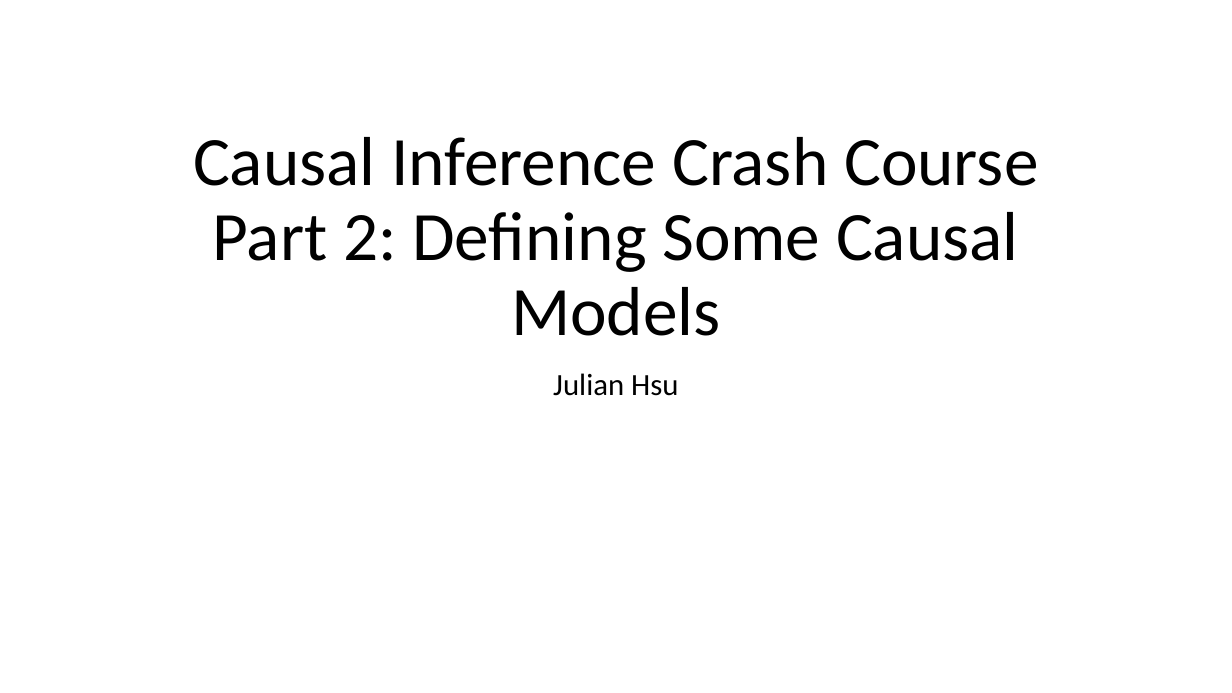
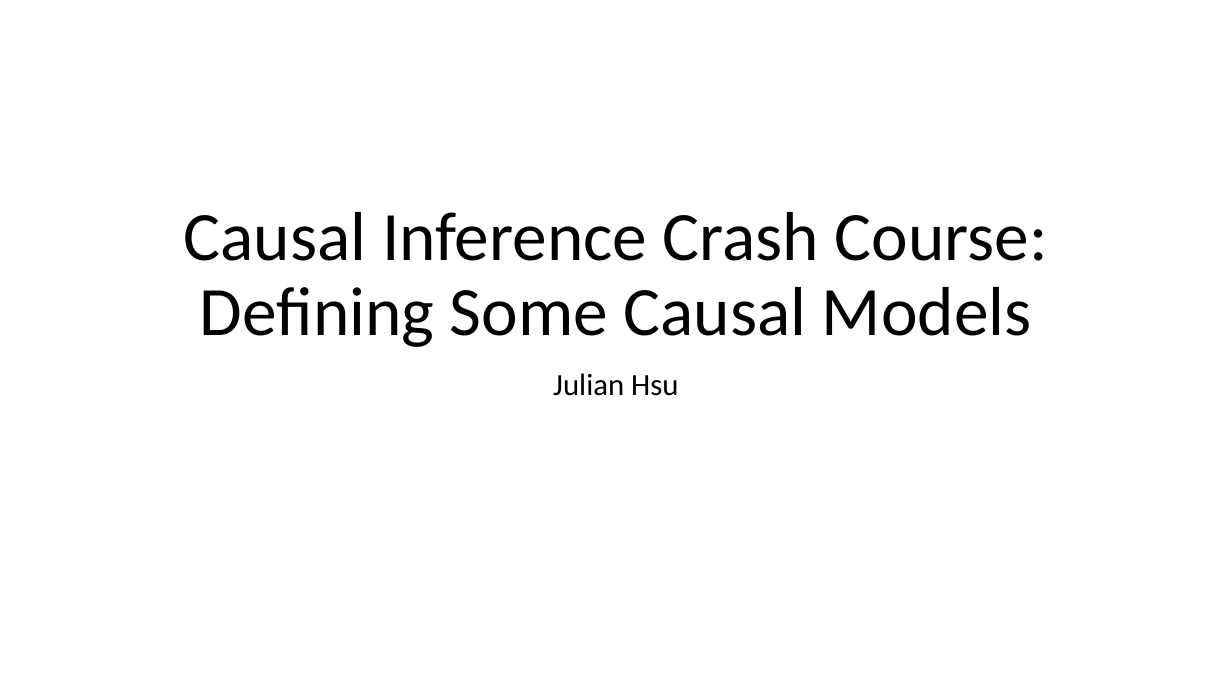
Before and after one commit to shoepaladin/causalinference_crashcourse, a slide deck: slide 1 of Powerpoints/2 Some Causal Models.pptx. Drawn at 1232x693 pixels with LibreOffice and Linux fonts; fonts in the diff are those of the drawing. Boxes give left, top, right and bottom in pixels: in the first picture for what was removed or moved away, otherwise in the second. Text is boxed around its words. In the diff, an @@ line names an element or a change of style, - is before the commit and + after.

```diff
--- a/Powerpoints/2 Some Causal Models.pptx
+++ b/Powerpoints/2 Some Causal Models.pptx
@@ title at box(184, 212, 1048, 347): text changed @@
-Causal Inference Crash Course
-Part 2: Defining Some Causal Models
+Causal Inference Crash Course: Defining Some Causal Models
```
Also in this commit, not shown: 2 other files.
